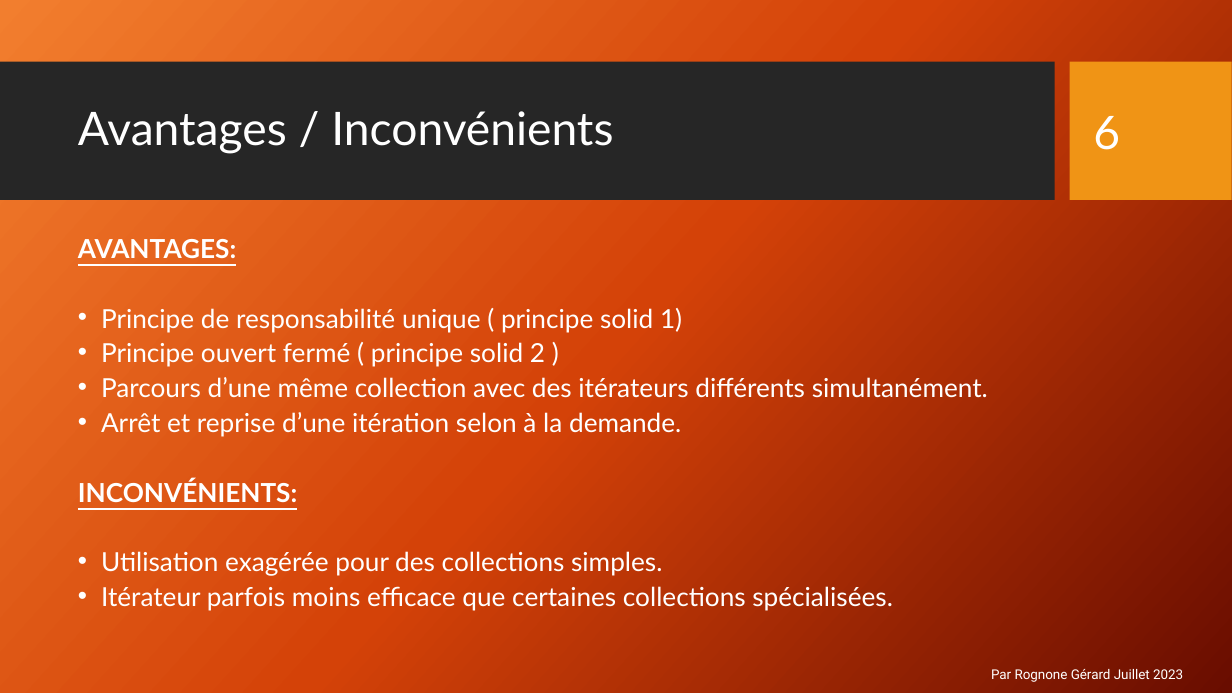
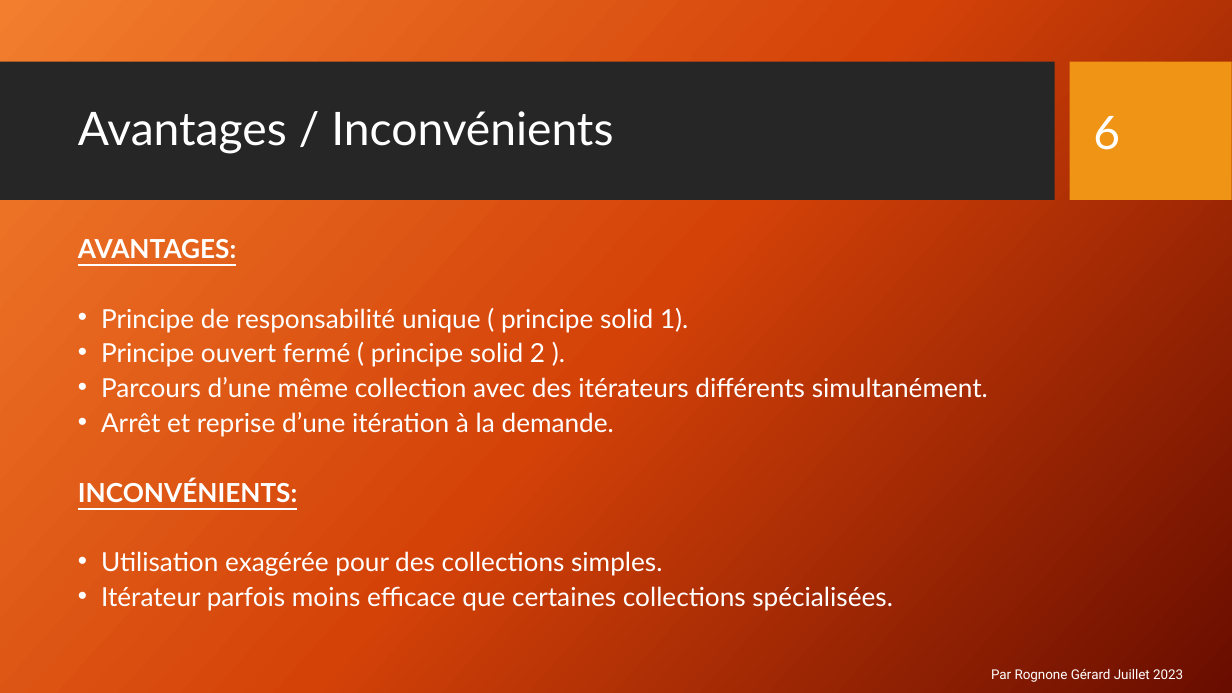
Before and after one commit to GRognone/SavecdaJay, a slide deck: slide 7 of SavecdaJay/Design Pattern/Design Pattern Iterator/Patron de Conception Itérateur.pptx. Drawn at 1232x693 pixels with LibreOffice and Linux fonts; fonts in the diff are those of the drawing; background and template pictures are left out. Boxes give left, top, right and bottom in pixels: in the first picture for what was removed or moved away, otherwise in the second. Text is boxed around its words. In the diff, an @@ line names an element or a change of style, - is before the commit and + after.

Commit message:
Update 26072023 20h

```diff
--- a/SavecdaJay/Design Pattern/Design Pattern Iterator/Patron de Conception Itérateur.pptx
+++ b/SavecdaJay/Design Pattern/Design Pattern Iterator/Patron de Conception Itérateur.pptx
@@ text at (101,308,688,367): text changed @@
-• Principe de responsabilité unique ( principe solid 1)
-• Principe ouvert fermé ( principe solid 2 )
+• Principe de responsabilité unique ( principe solid 1).
+• Principe ouvert fermé ( principe solid 2 ).
@@ text at (101,412,614,437): text changed @@
-• Arrêt et reprise d’une itération selon à la demande.
+• Arrêt et reprise d’une itération à la demande.
```
Also in this commit, not shown: 7 other slides changed.
